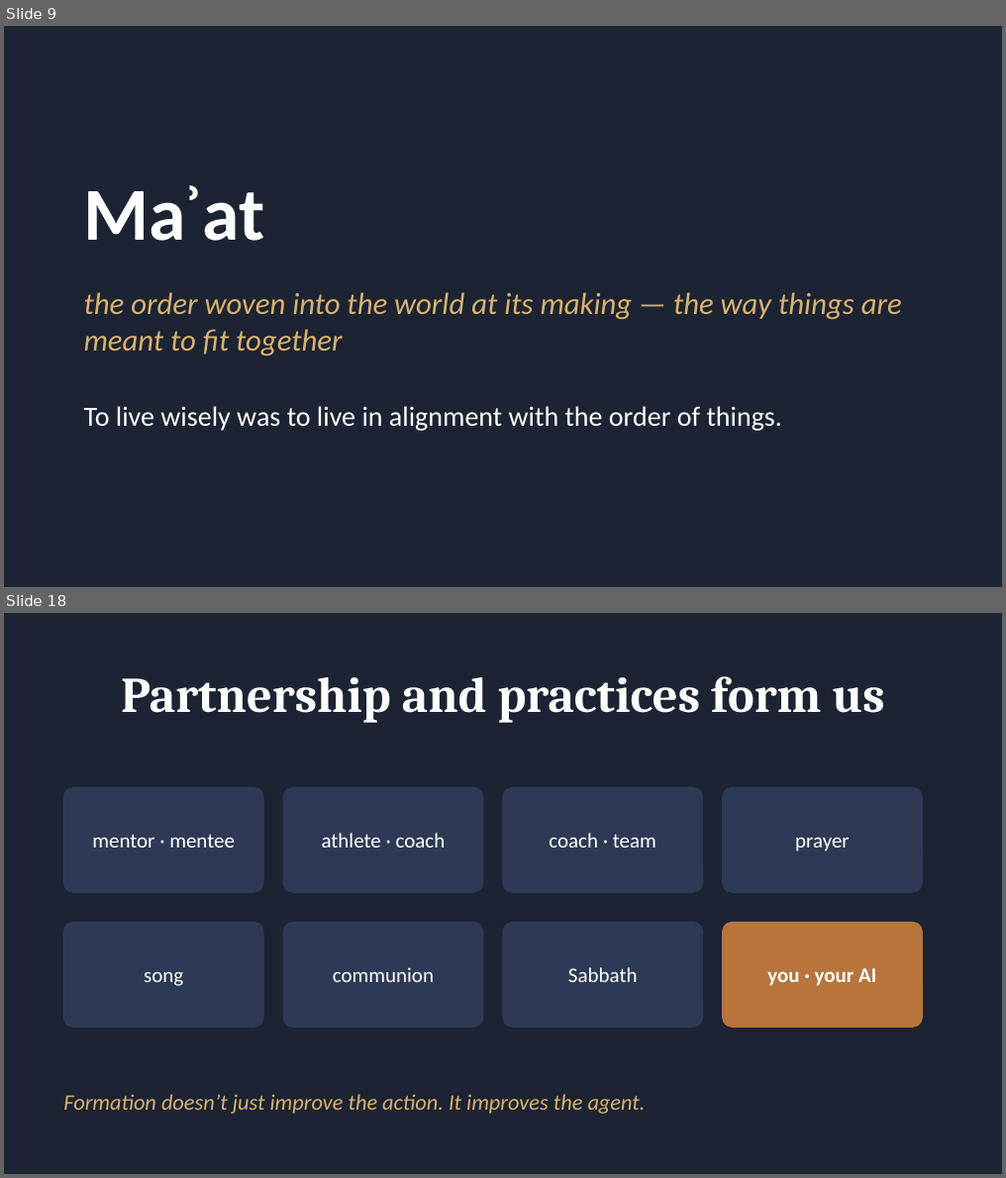
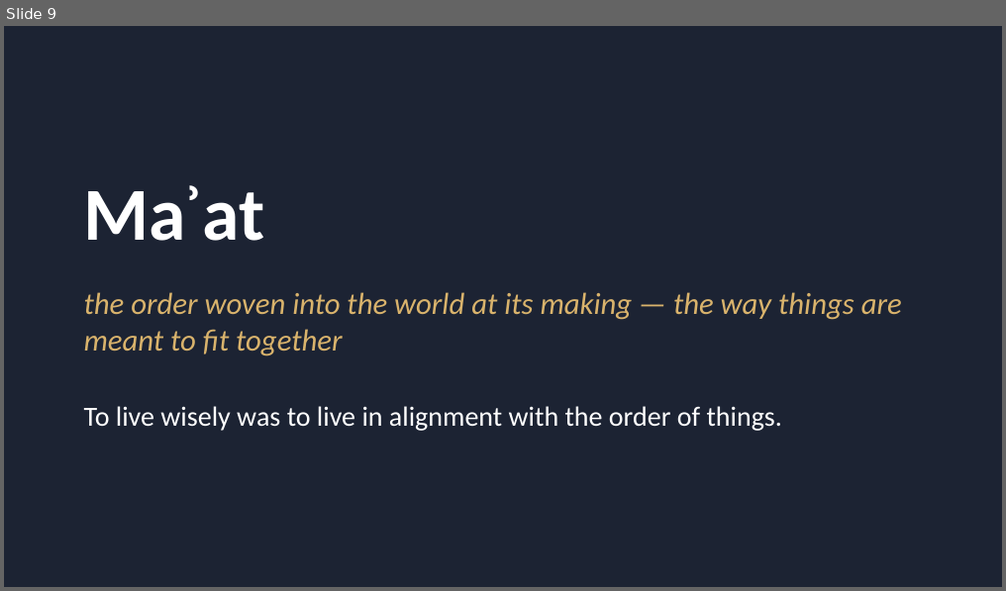
Before and after one commit to ericaraujophd/stem-slides, a slide deck: Session-2/S2-4-20pm-Wondergem-What-Does-It-Take-To-Be-Wise.pptx. Shown one above the other, each under a label of ours: slides 9 and 18 before the commit, slide 9 after it; the slides between them are not shown. The pictures are 1006x1178 and 1006x591 pixels, drawn with LibreOffice and Linux fonts; fonts in the diff are those of the drawing; background and template pictures are left out. Boxes give left, top, right and bottom in pixels: in the first picture for what was removed or moved away, otherwise in the second. Text is boxed around its words. In the diff, an @@ line names an element or a change of style, - is before the commit and + after.

```diff
--- a/Session-2/S2-4-20pm-Wondergem-What-Does-It-Take-To-Be-Wise.pptx
+++ b/Session-2/S2-4-20pm-Wondergem-What-Does-It-Take-To-Be-Wise.pptx
@@ slide 18 removed at (4,613,1002,1174), background #1C2333 @@
@@ title removed at (121,676,885,723) @@
-Partnership and practices form us
@@ rounded rectangle removed at (63,787,263,892) @@
@@ rounded rectangle removed at (283,787,483,892) @@
@@ rounded rectangle removed at (503,787,703,892) @@
@@ rounded rectangle removed at (723,787,922,892) @@
@@ text removed at (92,834,235,848) @@
-mentor · mentee
@@ text removed at (322,833,446,848) @@
-athlete · coach
@@ text removed at (548,833,656,848) @@
-coach · team
@@ text removed at (795,838,849,852) @@
-prayer
@@ rounded rectangle removed at (63,922,263,1027) @@
@@ rounded rectangle removed at (283,922,483,1027) @@
@@ rounded rectangle removed at (503,922,703,1027) @@
@@ rounded rectangle removed at (723,922,922,1027) @@
@@ text removed at (333,967,434,982) @@
-communion
@@ text removed at (568,967,638,982) @@
-Sabbath
@@ text removed at (767,968,876,986) @@
-you · your AI
@@ text removed at (144,972,183,986) @@
-song
@@ text removed at (63,1094,646,1114) @@
-Formation doesn’t just improve the action. It improves the agent.
```
Also in this commit, not shown: 12 slides changed, 5 slides added, 2 other slides removed, 3 other files.
